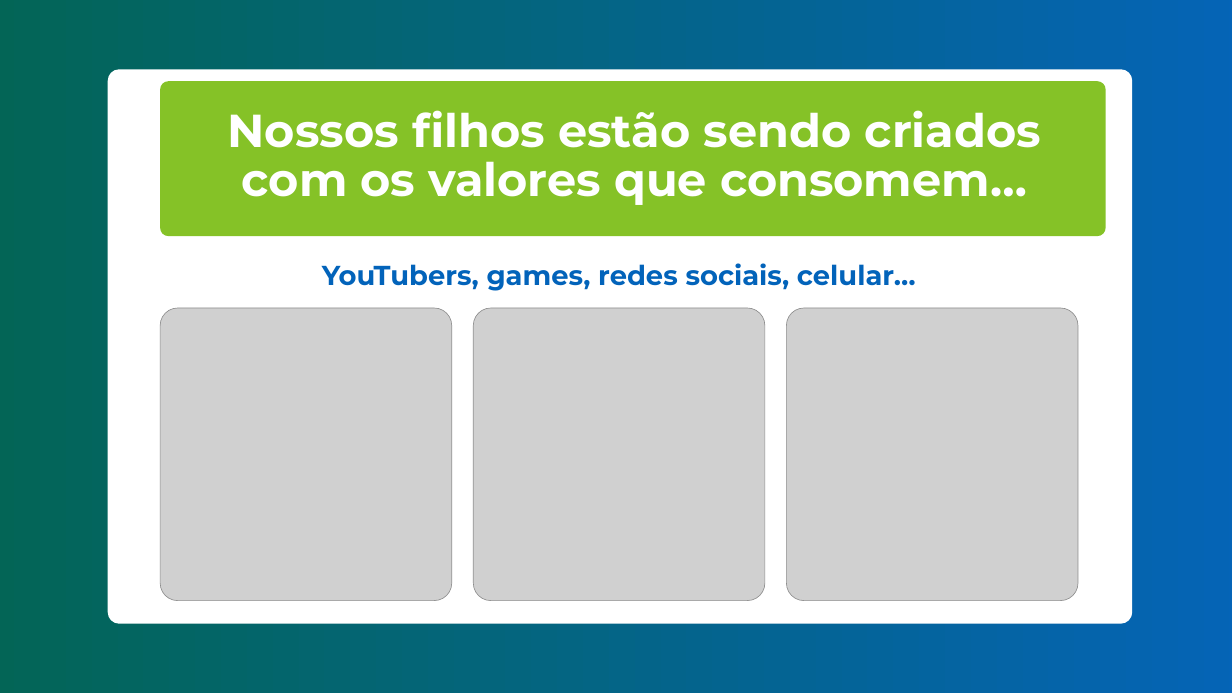
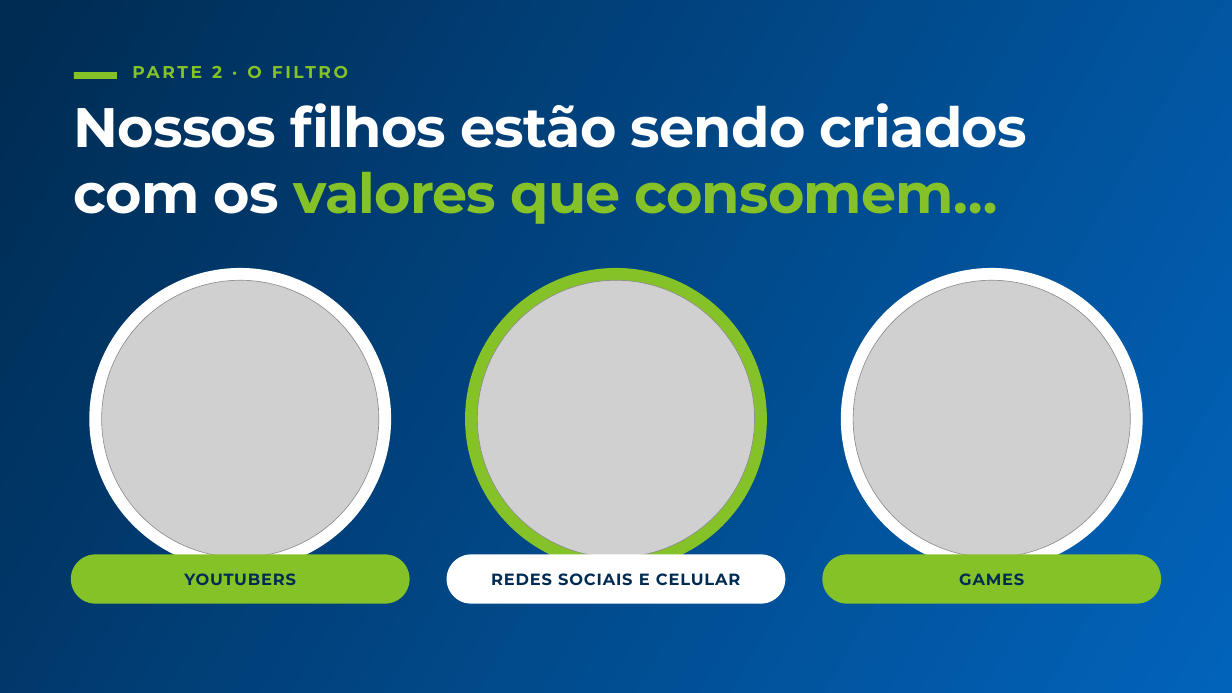
Before and after one commit to freelasrabbit-sys/logo, a slide deck: slide 12 of apresentacoes/aula-2/aula-2-integra.pptx. Drawn at 1232x693 pixels with LibreOffice and Linux fonts; fonts in the diff are those of the drawing; grey boxes stand for pictures; background and template pictures are left out. Boxes give left, top, right and bottom in pixels: in the first picture for what was removed or moved away, otherwise in the second. Text is boxed around its words. In the diff, an @@ line names an element or a change of style, - is before the commit and + after.

```diff
--- a/apresentacoes/aula-2/aula-2-integra.pptx
+++ b/apresentacoes/aula-2/aula-2-integra.pptx
@@ freeform shape removed at bbox=[0, 0, 1232, 693] @@
@@ rectangle added at bbox=[0, 0, 1232, 693], fill gradient #002B52 to #0263BA @@
@@ rectangle added at bbox=[74, 72, 117, 79], fill #85C227 @@
@@ freeform shape removed at bbox=[108, 69, 1132, 623] @@
@@ freeform shape removed at bbox=[160, 81, 1106, 237] @@
@@ text added at bbox=[212, 66, 261, 78], 20 pt, text #85C227, bold @@
+PARTE 2 · O FILTRO
@@ text "Nossos filhos estão sendo criados": place and size @@
-text "Nossos filhos estão sendo criados" at bbox=[227, 110, 1041, 205]
+text "Nossos filhos estão sendo criados" at bbox=[74, 103, 1027, 224]
@@ text "Nossos filhos estão sendo criados" at bbox=[74, 103, 1027, 224]: size 54 to 65 pt, letter spacing 0 to -1 pt; text colour #FFFFFF to #85C227 in "valores que consomem…"; alignment centre to left; line spacing 0.9 to 0.98; vertical alignment middle to top @@
@@ ellipse added at bbox=[89, 268, 391, 570], fill #FFFFFF @@
@@ ellipse added at bbox=[465, 268, 767, 570], fill #85C227 @@
@@ ellipse added at bbox=[841, 268, 1143, 570], fill #FFFFFF @@
@@ picture: place and size @@
-picture at bbox=[160, 308, 452, 601]
+picture at bbox=[102, 280, 379, 557]
@@ picture: place and size @@
-picture at bbox=[473, 308, 764, 601]
+picture at bbox=[477, 280, 755, 557]
@@ picture: place and size @@
-picture at bbox=[787, 308, 1078, 601]
+picture at bbox=[853, 280, 1130, 557]
@@ picture removed at bbox=[0, 459, 256, 693] @@
@@ rounded rectangle added at bbox=[71, 554, 410, 604], fill #85C227 @@
@@ rounded rectangle added at bbox=[447, 554, 785, 604], fill #FFFFFF @@
@@ rounded rectangle added at bbox=[822, 554, 1161, 604], fill #85C227 @@
@@ text added at bbox=[184, 573, 296, 585], 19 pt, text #002B52, bold @@
+YOUTUBERS
@@ text at bbox=[491, 573, 740, 586]: text changed; size 32 to 19 pt; text colour #0263BA to #002B52 @@
-YouTubers, games, redes sociais, celular…
+REDES SOCIAIS E CELULAR
@@ text added at bbox=[959, 573, 1024, 585], 19 pt, text #002B52, bold @@
+GAMES
```
Also in this commit, not shown: 23 other slides changed, 1 slide added, 1 slide removed, 1 other file.
